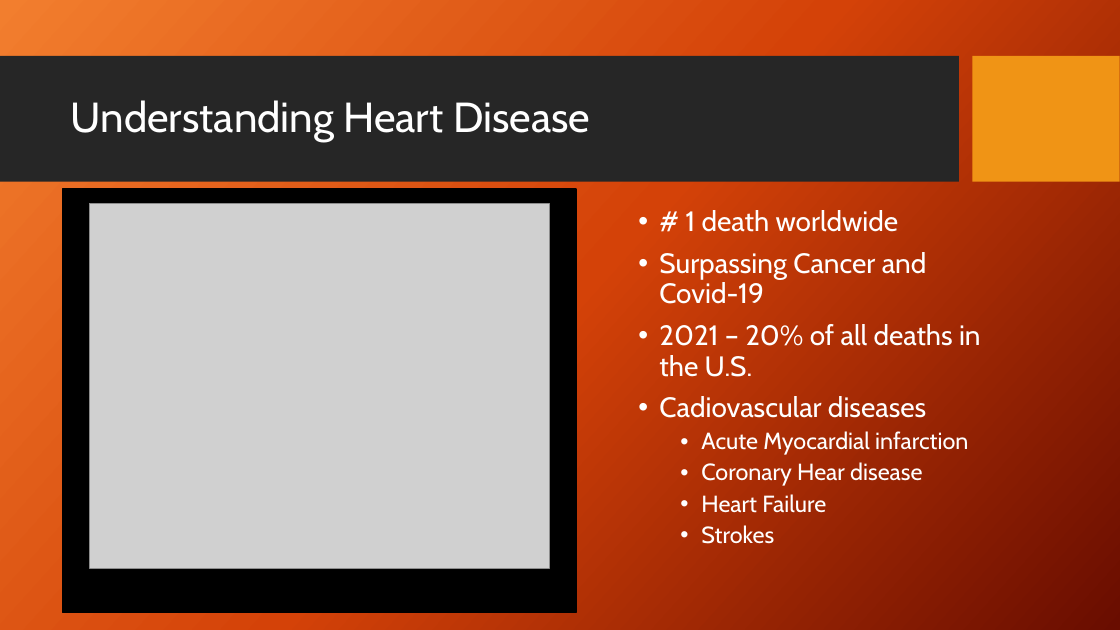
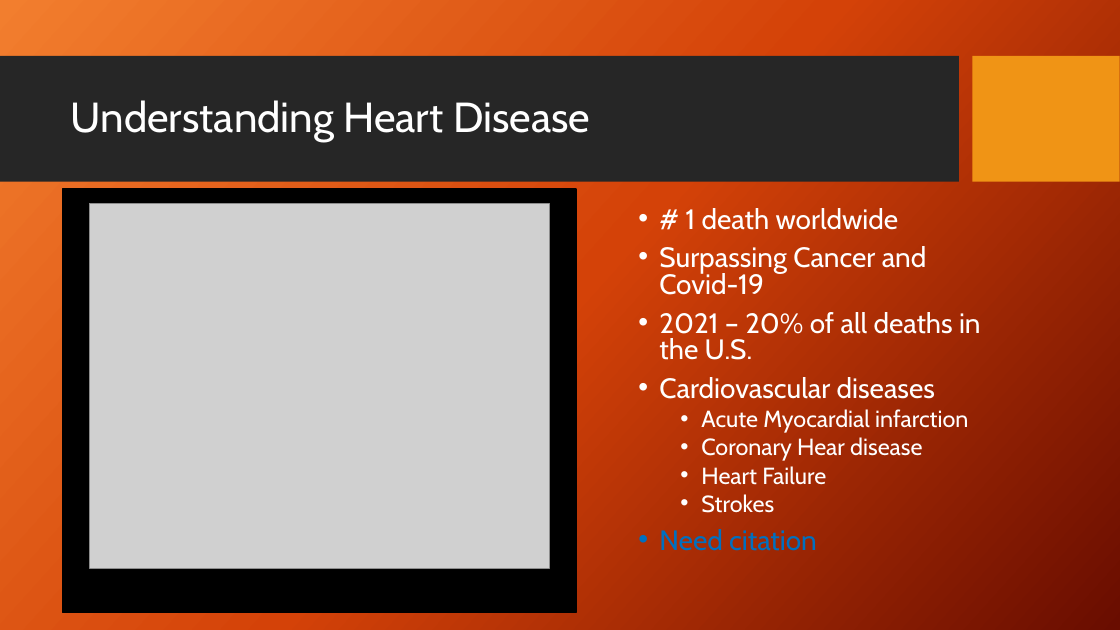
Before and after one commit to Aaron-m-ram/end-to-end-statistical-analysis, a slide deck: slide 2 of Final PP V1.pptx. Drawn at 1120x630 pixels with LibreOffice and Linux fonts; fonts in the diff are those of the drawing; grey boxes stand for pictures; background and template pictures are left out. Boxes give left, top, right and bottom in pixels: in the first picture for what was removed or moved away, otherwise in the second. Text is boxed around its words. In the diff, an @@ line names an element or a change of style, - is before the commit and + after.

```diff
--- a/Final PP V1.pptx
+++ b/Final PP V1.pptx
@@ text at [659,208,981,513]: line spacing 0.9 to 0.8 @@
@@ text at [659,377,935,399]: text changed @@
-• Cadiovascular diseases
+• Cardiovascular diseases
@@ text at [659,529,817,551]: paragraph added @@
+• Need citation
```
Also in this commit, not shown: 5 other slides changed, 1 other file.
